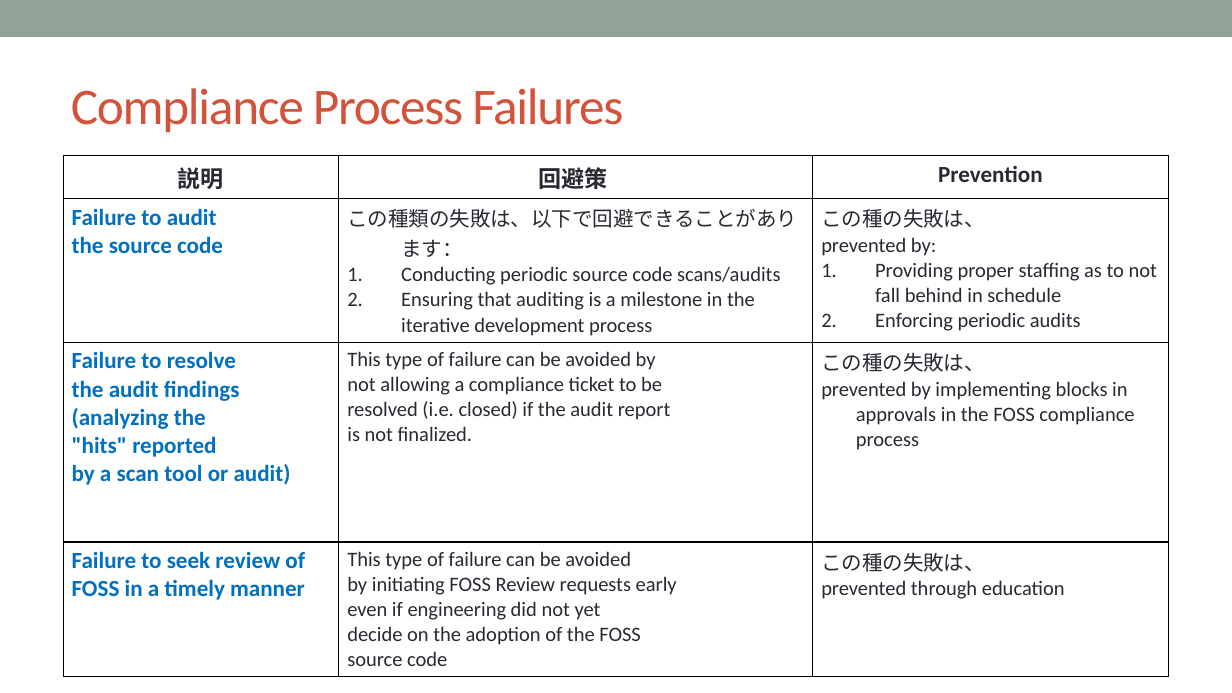
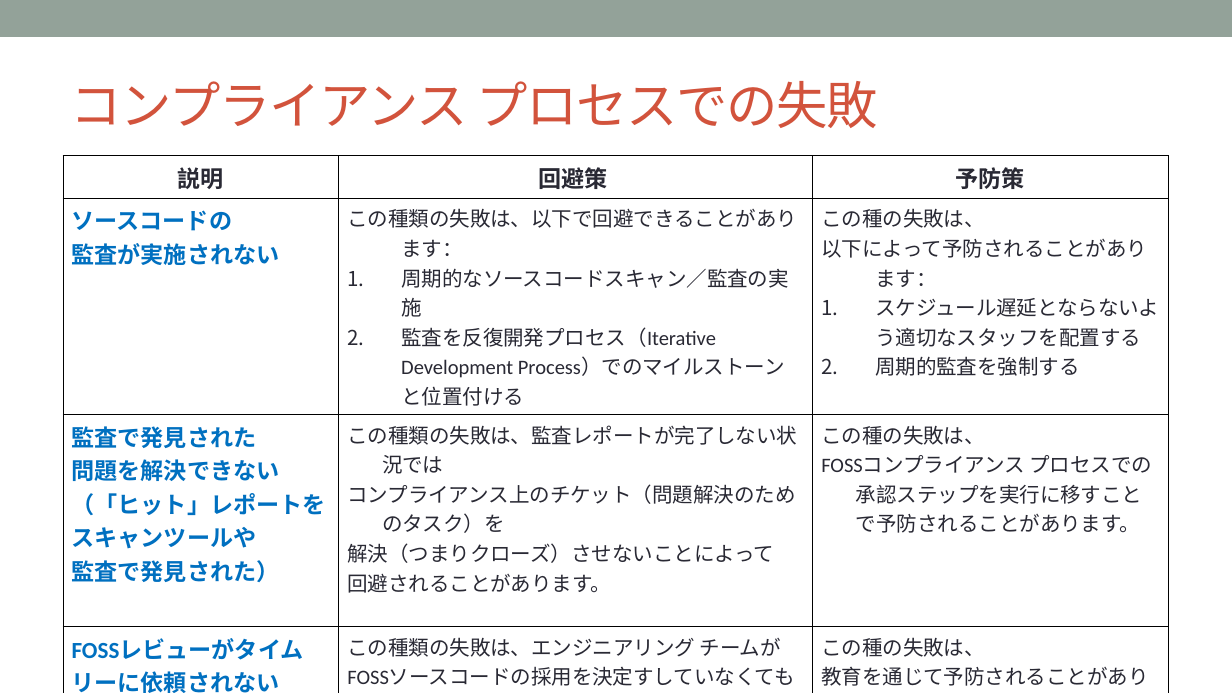
Before and after one commit to OpenChain-Project/Curriculum-Translation-JP, a slide deck: slide 72 of target/openchain-curriculum-release-2.pptx. Drawn at 1232x693 pixels with LibreOffice and Linux fonts; fonts in the diff are those of the drawing; background and template pictures are left out. Boxes give left, top, right and bottom in pixels: in the first picture for what was removed or moved away, otherwise in the second. Text is boxed around its words. In the diff, an @@ line names an element or a change of style, - is before the commit and + after.

Commit message:
72/75 slides done.

```diff
--- a/target/openchain-curriculum-release-2.pptx
+++ b/target/openchain-curriculum-release-2.pptx
@@ title at (71,81,877,128): text changed @@
-Compliance Process Failures
+コンプライアンス プロセスでの失敗
@@ table at (63,156,1168,693) @@
-row 1, column 3: Prevention
+row 1, column 3: 予防策
-row 2: Failure to audit / the source code | この種類の失敗は、以下で回避できることがあります： / Conducting periodic source code scans/audits / Ensuring that auditing is a milestone in the iterative development process | この種の失敗は、 / prevented by: / Providing proper staffing as to not fall behind in schedule / Enforcing periodic audits
+row 2: ソースコードの / 監査が実施されない | この種類の失敗は、以下で回避できることがあります： / 周期的なソースコードスキャン／監査の実施 / 監査を反復開発プロセス（Iterative Development Process）でのマイルストーンと位置付ける | この種の失敗は、 / 以下によって予防されることがあります： / スケジュール遅延とならないよう適切なスタッフを配置する / 周期的監査を強制する
-row 3: Failure to resolve / the audit findings / (analyzing the / "hits" reported / by a scan tool or audit) | This type of failure can be avoided by / not allowing a compliance ticket to be / resolved (i.e. closed) if the audit report / is not finalized. | この種の失敗は、 / prevented by implementing blocks in approvals in the FOSS compliance process
+row 3: 監査で発見された / 問題を解決できない / （「ヒット」レポートを / スキャンツールや / 監査で発見された） | この種類の失敗は、監査レポートが完了しない状況では / コンプライアンス上のチケット（問題解決のためのタスク）を / 解決（つまりクローズ）させないことによって / 回避されることがあります。 | この種の失敗は、 / FOSSコンプライアンス プロセスでの承認ステップを実行に移すことで予防されることがあります。
-row 4: Failure to seek review of FOSS in a timely manner | This type of failure can be avoided / by initiating FOSS Review requests early / even if engineering did not yet / decide on the adoption of the FOSS / source code | この種の失敗は、 / prevented through education
+row 4: FOSSレビューがタイムリーに依頼されない | この種類の失敗は、エンジニアリング チームが / FOSSソースコードの採用を決定すしていなくても / 早期にFOSSレビュー リクエストを / 発出することで / 回避されることがあります。 | この種の失敗は、 / 教育を通じて予防されることがあります。
```
Also in this commit, not shown: 1 other slide changed, 8 other files.
